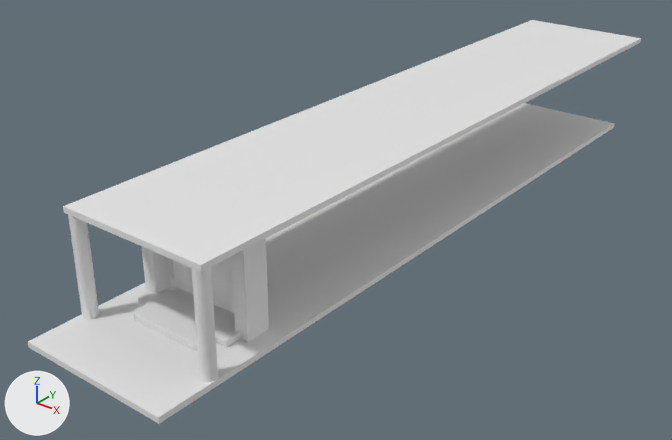
Renders of the Blender file quad-gimbal/quad-gimbal.blend from each side of a commit.
The view is the same before and after, from a 50 mm camera at (183.0, -122.0, 150.0) aimed at (-14.0, 125.0, -3.0). Lighting does not change. The marker at lower left points along +X, +Y and +Z.

Before the edit, the objects in view are built like this:
```python
ob_06_pil = bpy.data.objects.new('06 Pil', me_cube_013)
ob_06_pil.location = (19.4, 43.9, 18.2)
ob_06_pil.scale = (2.5, 4.5, 17.2)
ob_07_pin_negative = bpy.data.objects.new('07 Pin Negative', me_cylinder_006)
ob_07_pin_negative.location = (0.3, 44.5, 18.2)
ob_07_pin_negative.rotation_euler = (0.0, 1.571, 0.0)  # degrees (0, 90, 0)
ob_07_pin_negative.scale = (0.615, 0.615, 24.3)
ob_08_n = bpy.data.objects.new('08 N', me_cube_014)
ob_08_n.location = (-14.1, 43.7, 25.4)
ob_08_n.scale = (0.73, 3.68, 3.05)
ob_08_n1 = bpy.data.objects.new('08 N1', me_cube_018)
ob_08_n1.location = (-14.1, 43.7, 10.9)
ob_08_n1.scale = (0.73, 3.68, 3.05)
ob_08_n2 = bpy.data.objects.new('08 N2', me_cube_023)
ob_08_n2.location = (14.1, 43.7, 10.9)
ob_08_n2.rotation_euler = (0.0, 3.142, 0.0)  # degrees (0, 180, 0)
ob_08_n2.scale = (0.73, 3.68, 3.05)
ob_08_n3 = bpy.data.objects.new('08 N3', me_cube_022)
ob_08_n3.location = (14.1, 43.7, 25.4)
ob_08_n3.rotation_euler = (0.0, 3.142, 0.0)  # degrees (0, 180, 0)
ob_08_n3.scale = (0.73, 3.68, 3.05)
ob_cube = bpy.data.objects.new('Cube', me_cube_001)
ob_cube.location = (0.0, 140.0, 0.0)
ob_cube.scale = (28.0, 140.0, 1.0)
ob_cube_001 = bpy.data.objects.new('Cube.001', me_cube_009)
ob_cube_001.location = (0.0, 157.9, 36.5)
ob_cube_001.scale = (28.0, 140.0, 1.0)
ob_cube_006 = bpy.data.objects.new('Cube.006', me_cube_019)
ob_cube_006.location = (0.0, 38.5, 2.1)
ob_cube_006.scale = (18.9, 4.87, 1.01)
# also in view: 'Cylinder' at (0.0, 20.0, 18.0); '02 Positive' at (0.0, 35.0, -1.0); '055 Case' at (0.0, 45.0, 18.0)
```
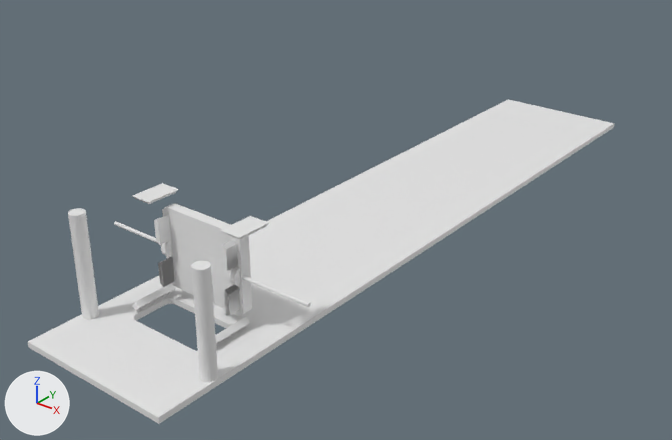
Not drawn themselves, but carrying or shaping drawn objects: ob_empty, ob_06_feet, ob_02_wide, ob_06_pn, ob_06_pn1.

Patch to the scene script:
```diff
--- a/quad-gimbal/quad-gimbal.blend.py
+++ b/quad-gimbal/quad-gimbal.blend.py
@@ me_cube_031 @@
+me_cube_031.from_pydata([(-1.0, -1.0, -1.0), (-1.16, -1.16, 1.0), (-1.0, 1.0, -1.0), (-1.16, 1.16, 1.0), (1.0, -1.0, -1.0), (1.16, -1.16, 1.0), (1.0, 1.0, -1.0), (1.16, 1.16, 1.0)], [], [(1, 3, 2, 0), (3, 7, 6, 2), (7, 5, 4, 6), (5, 1, 0, 4), (0, 2, 6, 4), (5, 7, 3, 1)])
@@ ob_cube_006 @@
 ob_cube_006 = bpy.data.objects.new('Cube.006', me_cube_019)
-ob_cube_006.location = (0.0, 38.5, 2.1)
-ob_cube_006.scale = (18.9, 4.87, 1.01)
+ob_cube_006.location = (-18.5, 43.9, 34.9)
+ob_cube_006.scale = (3.13, 5.17, 0.509)
@@ ob_06_pil @@
 ob_06_pil = bpy.data.objects.new('06 Pil', me_cube_013)
-ob_06_pil.location = (19.4, 43.9, 18.2)
+ob_06_pil.location = (18.5, 43.9, 18.2)
 ob_06_pil.scale = (2.5, 4.5, 17.2)
@@ ob_06_pil @@
 _m = ob_06_pil.modifiers.new('Array', 'ARRAY')
 _m.use_constant_offset = True
-_m.constant_offset_displace = (-15.55, 0.0, 0.0)
+_m.constant_offset_displace = (-14.78, 0.0, 0.0)
 _m.use_relative_offset = False
 _m.relative_offset_displace = (-1.8, 0.0, 0.0)
+_m = ob_06_pil.modifiers.new('Boolean', 'BOOLEAN')
+_m.object = ob_06_feet
+_m.operation = 'UNION'
+_m.solver = 'FLOAT'
+_m = ob_06_pil.modifiers.new('Boolean.001', 'BOOLEAN')
+_m.object = ob_06_pn
+_m.solver = 'FLOAT'
+_m = ob_06_pil.modifiers.new('Boolean.002', 'BOOLEAN')
+_m.object = ob_06_pn1
+_m.solver = 'FLOAT'
+_m = ob_06_pil.modifiers.new('Boolean.003', 'BOOLEAN')
+_m.solver = 'FLOAT'
+ob_06_pil.hide_viewport = True
@@ ob_cube_001 @@
 ob_cube_001.scale = (28.0, 140.0, 1.0)
+ob_cube_001.hide_viewport = True
@@ ob_02_positive @@
 ob_02_positive = bpy.data.objects.new('02 Positive', me_cube_008)
-ob_02_positive.location = (0.0, 35.0, -0.6)
-ob_02_positive.scale = (0.98, 0.98, 2.47)
+ob_02_positive.location = (0.0, 35.0, 0.5)
+ob_02_positive.scale = (0.98, 0.98, 1.72)
+_m = ob_02_positive.modifiers.new('Boolean', 'BOOLEAN')
+_m.object = ob_02_wide
+_m.operation = 'UNION'
+_m.solver = 'FLOAT'
+_m = ob_02_positive.modifiers.new('Boolean.001', 'BOOLEAN')
+_m.object = ob_06_pil
+_m.operation = 'UNION'
+_m.solver = 'FLOAT'
+_m = ob_02_positive.modifiers.new('Boolean.002', 'BOOLEAN')
+_m.object = ob_cube_005
+_m.operation = 'UNION'
+_m.solver = 'FLOAT'
+_m = ob_02_positive.modifiers.new('Boolean.003', 'BOOLEAN')
+_m.object = ob_cube_006
+_m.operation = 'UNION'
+_m.solver = 'FLOAT'
+_m = ob_02_positive.modifiers.new('Boolean.004', 'BOOLEAN')
+_m.object = ob_cube_011
+_m.operation = 'UNION'
+_m.solver = 'FLOAT'
+_m = ob_02_positive.modifiers.new('Boolean.005', 'BOOLEAN')
+_m.object = ob_cube_010
+_m.operation = 'UNION'
+_m.solver = 'FLOAT'
+_m = ob_02_positive.modifiers.new('Boolean.006', 'BOOLEAN')
+_m.object = ob_07_pin_positive
+_m.solver = 'FLOAT'
+ob_02_positive.hide_viewport = True
@@ ob_07_pin_negative @@
 ob_07_pin_negative.rotation_euler = (0.0, 1.571, 0.0)  # degrees (0, 90, 0)
-ob_07_pin_negative.scale = (0.615, 0.615, 24.3)
-ob_07_pin_negative.hide_viewport = True
+ob_07_pin_negative.scale = (0.62, 0.62, 40.7)
@@ ob_08_n1 @@
 ob_08_n1.location = (-14.1, 43.7, 10.9)
-ob_08_n1.scale = (0.73, 3.68, 3.05)
-ob_08_n1.hide_viewport = True
+ob_08_n1.scale = (0.828, 4.17, 3.46)
@@ ob_08_n3 @@
 ob_08_n3.rotation_euler = (0.0, 3.142, 0.0)  # degrees (0, 180, 0)
-ob_08_n3.scale = (0.73, 3.68, 3.05)
-ob_08_n3.hide_viewport = True
+ob_08_n3.scale = (0.828, 4.17, 3.46)
@@ ob_08_n2 @@
 ob_08_n2.rotation_euler = (0.0, 3.142, 0.0)  # degrees (0, 180, 0)
-ob_08_n2.scale = (0.73, 3.68, 3.05)
-ob_08_n2.hide_viewport = True
+ob_08_n2.scale = (0.828, 4.17, 3.46)
@@ ob_08_n @@
 ob_08_n.location = (-14.1, 43.7, 25.4)
-ob_08_n.scale = (0.73, 3.68, 3.05)
+ob_08_n.scale = (0.828, 4.17, 3.46)
 _m = ob_08_n.modifiers.new('Boolean', 'BOOLEAN')
@@ ob_08_n @@
 _m = ob_08_n.modifiers.new('Boolean.002', 'BOOLEAN')
 _m.solver = 'FLOAT'
-ob_08_n.hide_viewport = True
@@ ob_02_wide @@
+ob_02_wide = bpy.data.objects.new('02 wide', me_cube_019_1)  # a box spanning x -1.0..1.0, y -1.26..1.0, z -1.0..1.0
+ob_02_wide.location = (0.0, 38.5, 2.074)
+ob_02_wide.scale = (18.9, 6.65, 1.01)
@@ ob_cube_011 @@
+ob_cube_011 = bpy.data.objects.new('Cube.011', me_cube_034)  # a box spanning x -1.0..1.0, y -1.13..1.01, z -1.0..1.0
+ob_cube_011.location = (-16.0, 38.0, 3.1)
+ob_cube_011.rotation_euler = (0.0, 0.785, 0.0)  # degrees (0, 45, 0)
+ob_cube_011.scale = (1.09, 7.07, 1.09)
@@ ob_cube_010 @@
+ob_cube_010 = bpy.data.objects.new('Cube.010', me_cube_034.copy())
+ob_cube_010.location = (16.0, 38.0, 3.1)
+ob_cube_010.rotation_euler = (0.0, 0.785, 0.0)  # degrees (0, 45, 0)
+ob_cube_010.scale = (1.09, 7.07, 1.09)
@@ ob_cube_005 @@
+ob_cube_005 = bpy.data.objects.new('Cube.005', me_cube_031)
+ob_cube_005.location = (18.5, 43.9, 34.9)
+ob_cube_005.scale = (3.13, 5.17, 0.509)
@@ ob_06_pn1 @@
+ob_06_pn1 = bpy.data.objects.new('06 pn1', me_cylinder_006.copy())  # the mesh of ob_07_pin_negative
+ob_06_pn1.location = (-21.47, 44.55, 18.24)
+ob_06_pn1.rotation_euler = (0.0, 1.571, 0.0)  # degrees (0, 90, 0)
+ob_06_pn1.scale = (3.0, 3.0, 0.663)
@@ ob_06_pn @@
+ob_06_pn = bpy.data.objects.new('06 pn', me_cylinder_006.copy())  # the mesh of ob_07_pin_negative
+ob_06_pn.location = (21.45, 44.55, 18.24)
+ob_06_pn.rotation_euler = (0.0, 1.571, 0.0)  # degrees (0, 90, 0)
+ob_06_pn.scale = (3.0, 3.0, 0.663)
@@ ob_06_feet @@
+ob_06_feet = bpy.data.objects.new('06 feet', me_cube_024)  # 21 vertices, 13 faces; spans x -1.0..0.47, y -1.0..2.66, z -0.41..1.0; modifiers MIRROR
+ob_06_feet.location = (19.64, 35.03, 3.083)
+ob_06_feet.scale = (3.67, 5.0, 5.0)
@@ ob_empty @@
+ob_empty = bpy.data.objects.new('Empty', None)
+ob_empty.location = (-0.011, 35.03, 3.083)
```

Changed parts and their boxes (x1, y1, x2, y2) in the pictures (672 x 440 px):
'Cube.001', hidden: before (63, 20, 641, 272)
'055 Case', rescaled: before (168, 257, 234, 313); after (161, 203, 252, 316)
'06 Pil', added, hidden: before (141, 238, 269, 342)
'02 Positive', added, hidden: before (134, 293, 234, 351)
'Cube.006', moved, rescaled: before (138, 289, 240, 347); after (133, 183, 178, 204)
'08 N', shown: after (154, 214, 241, 316)
'Cube.005', added: after (220, 216, 269, 240)
'07 Pin Negative', shown: after (114, 221, 311, 307)
'08 N3', shown: after (222, 240, 238, 272)
'Cube.011', added: after (132, 284, 176, 311)
'Cube.010', added: after (216, 317, 250, 344)
'08 N2', shown: after (224, 285, 240, 314)
'08 N1', shown: after (159, 260, 174, 282)
